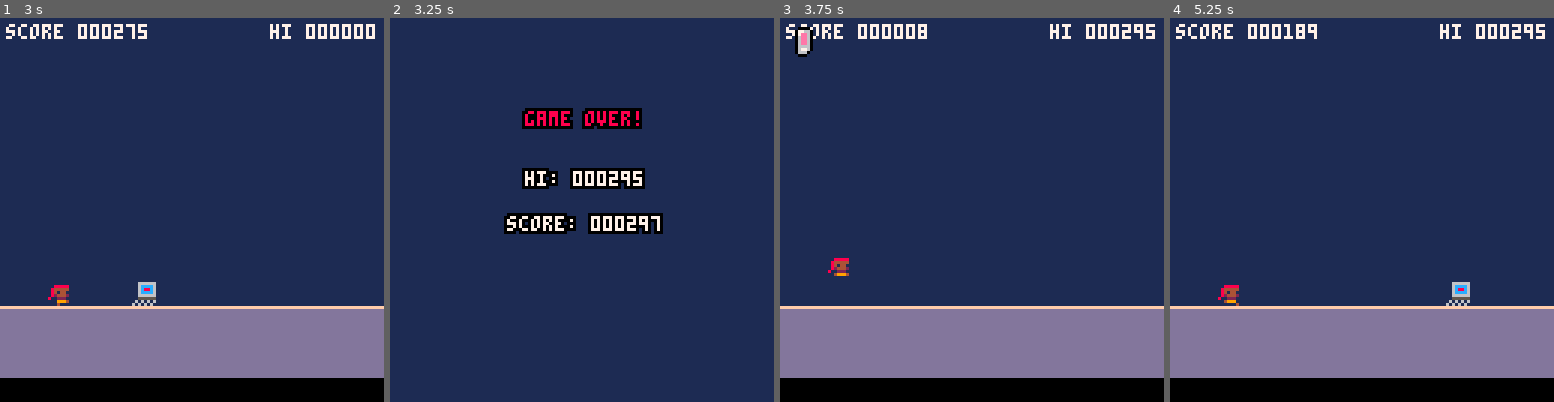
Above: before the commit, frames 1-4 (left to right).
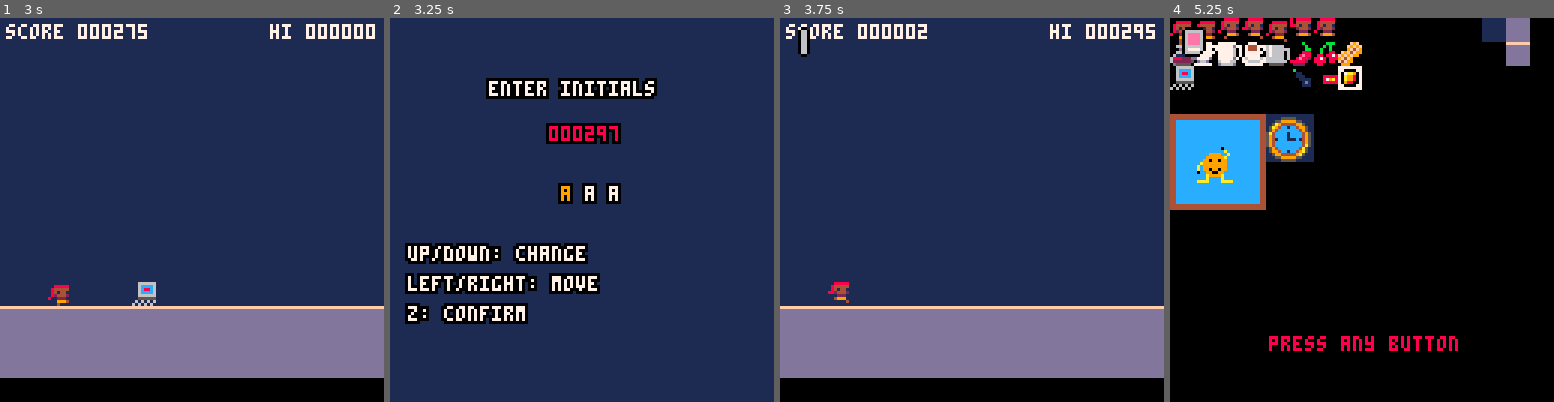
Above: after the commit, the same moments.

Repository: ltpitt/lua-pico-8-oracle-odyssey
Game: PICO-8 cartridge oracle-odyssey.p8
Two runs of this game, one before a commit and one after it. Both use one fixed random seed, a clock stepped at 60 frames per second and the inputs below.
Inputs:
- Up to frame 1 (3 s): tap X (X key) at 0.33, 1.07, 1.85, 2.97 s; tap O (Z key) at 0.7, 1.7, 2.1, 2.5, 2.9 s; hold Right 1.6-2.1 s; hold Up 2.15-2.42 s; hold Right from 2.47 s (still down)
- Up to frame 2 (3.25 s): release Right at 3.03 s; hold Left from 3.08 s (still down)
- Up to frame 3 (3.75 s): tap O (Z key) at 3.3, 3.7 s; release Left at 3.58 s; hold Down from 3.63 s (still down)
- Up to frame 4 (5.25 s): release Down at 3.97 s; hold Right 4.02-4.68 s; tap X (X key) at 4.08, 5.2 s; tap O (Z key) at 4.1, 4.5, 4.9 s; hold Up 4.73-5.03 s; hold Left from 5.08 s (still down)

Frame 1 is identical in both runs. In frame 2, 15% of the frame differs, in the area x 3-72%, y 15-80%; in frame 3, 0.6%; in frame 4, 93%, in the area x 0-100%, y 0-94%.

Commit message:
feat: Added hall of fame

Diff:
--- a/oracle-odyssey.p8
+++ b/oracle-odyssey.p8
@@ -1,11 +1,27 @@
 pico-8 cartridge // http://www.pico-8.com
 version 42
 __lua__
+
+-- available characters for initial entry
+alphabet = "abcdefghijklmnopqrstuvwxyz "
+
+-- find char position in alphabet
+function find_in_alphabet(c)
+    for i = 1, #alphabet do
+        if sub(alphabet, i, i) == c then
+            return i
+        end
+    end
+    return 1
+end
+
 game = {
     states = {
         splash = 1,
         game = 2,
-        gameover = 3
+        gameover = 3,
+        initial_entry = 4,
+        hall_of_fame = 5
     },
     state = 1,
     score = 0,
@@ -19,7 +35,9 @@
     last_level = 1,
     level_announcement = 0,
     level_announce_duration = 120,
-    level_quote = ""
+    level_quote = "",
+    player_initials = "aaa",
+    initial_pos = 1
 }
 
 -- level announcement quotes (devops themed humor)
@@ -34,6 +52,15 @@
     "worked yesterday",
     "pls review pr",
     "tiny pr, promise"
+}
+
+-- hall of fame (top 5 scores)
+hall_of_fame = {
+    {name = "aaa", score = 0},
+    {name = "bbb", score = 0},
+    {name = "ccc", score = 0},
+    {name = "ddd", score = 0},
+    {name = "eee", score = 0}
 }
 
 player = {
@@ -68,6 +95,8 @@
     cartdata("oracle_odyssey")
     game.high_score = dget(0)
     game.level_quote = ""
+    game.player_initials = "aaa"
+    game.initial_pos = 1
     game.state = game.states.splash
 end
 
@@ -95,6 +124,10 @@
         update_game()
     elseif game.state == game.states.gameover then
         update_gameover()
+    elseif game.state == game.states.initial_entry then
+        update_initial_entry()
+    elseif game.state == game.states.hall_of_fame then
+        update_hall_of_fame()
     end
 end
 
@@ -110,6 +143,10 @@
         draw_game()
     elseif game.state == game.states.gameover then
         draw_gameover()
+    elseif game.state == game.states.initial_entry then
+        draw_initial_entry()
+    elseif game.state == game.states.hall_of_fame then
+        draw_hall_of_fame()
     end
 end
 
@@ -216,6 +253,13 @@
     start_music(6)
     game.current_music = 6
   end
+
+  -- cheat: hold left + press z to reset high score
+  if btn(0) and btnp(4) then
+    game.high_score = 0
+    dset(0, 0)
+  end
+
   -- accept any button press: left(0), right(1), up(2), down(3), z(4), x(5)
   if btnp(0) or btnp(1) or btnp(2) or btnp(3) or btnp(4) or btnp(5) then
     change_state(game.states.game)
@@ -410,7 +454,7 @@
     local title = "game over!"
     write(title, text_x_pos(title), 30, 8)
 
-    -- High score display first
+    -- High score display
     local hi_str = tostr(game.high_score)
     while #hi_str < 6 do
         hi_str = "0"..hi_str
@@ -418,7 +462,7 @@
     local hi_text = "hi: "..hi_str
     write(hi_text, text_x_pos(hi_text), 50, 7)
 
-    -- Score display second
+    -- Score display
     local score_str = tostr(game.score)
     while #score_str < 6 do
         score_str = "0"..score_str
@@ -427,6 +471,138 @@
     write(score_text, text_x_pos(score_text), 65, 7)
 
     -- Blinking "press any button"
+    if flr(time() * 4) % 2 == 0 then
+        local prompt = "press any button"
+        write(prompt, text_x_pos(prompt), 105, 9)
+    end
+end
+
+function update_initial_entry()
+    -- ensure initials are initialized
+    if not game.player_initials then
+        game.player_initials = "aaa"
+    end
+    if not game.initial_pos or game.initial_pos < 1 then
+        game.initial_pos = 1
+    end
+
+    -- left/right arrows to move between 3 letters
+    if btnp(0) then  -- left
+        game.initial_pos = game.initial_pos - 1
+        if game.initial_pos < 1 then
+            game.initial_pos = 3
+        end
+    elseif btnp(1) then  -- right
+        game.initial_pos = game.initial_pos + 1
+        if game.initial_pos > 3 then
+            game.initial_pos = 1
+        end
+    end
+
+    -- up/down arrows to change letter
+    local pos = game.initial_pos
+    if btnp(2) then  -- up (next letter)
+        local current_char = sub(game.player_initials, pos, pos)
+        local idx = find_in_alphabet(current_char)
+        if idx < #alphabet then
+            idx = idx + 1
+        else
+            idx = 1
+        end
+        local before = sub(game.player_initials, 1, pos - 1)
+        local after = sub(game.player_initials, pos + 1)
+        game.player_initials = before .. sub(alphabet, idx, idx) .. after
+    elseif btnp(3) then  -- down (previous letter)
+        local current_char = sub(game.player_initials, pos, pos)
+        local idx = find_in_alphabet(current_char)
+        if idx > 1 then
+            idx = idx - 1
+        else
+            idx = #alphabet
+        end
+        local before = sub(game.player_initials, 1, pos - 1)
+        local after = sub(game.player_initials, pos + 1)
+        game.player_initials = before .. sub(alphabet, idx, idx) .. after
+    end
+
+    -- z/x to confirm and add to hall of fame
+    if btnp(4) or btnp(5) then  -- z or x
+        add_to_hof(game.player_initials, game.score)
+        change_state(game.states.hall_of_fame)
+    end
+end
+
+function draw_initial_entry()
+    -- dark background
+    rectfill(0, 0, screen_size, screen_size, 1)
+
+    -- title
+    write("enter initials", 32, 20, 7)
+
+    -- score display
+    local score_str = tostr(game.score)
+    while #score_str < 6 do
+        score_str = "0"..score_str
+    end
+    write(score_str, text_x_pos(score_str), 35, 8)
+
+    -- get initials
+    local initials = game.player_initials
+    if not initials then
+        initials = "aaa"
+    end
+
+    -- draw each letter with positioning
+    local x_base = 56
+    for i = 1, 3 do
+        local x = x_base + (i - 1) * 8
+        local letter = sub(initials, i, i)
+        if i == game.initial_pos then
+            if flr(time() * 4) % 2 == 0 then
+                rectfill(x - 1, 53, x + 5, 62, 9)
+                write(letter, x, 55, 0)
+            else
+                write(letter, x, 55, 9)
+            end
+        else
+            write(letter, x, 55, 7)
+        end
+    end
+
+    -- instructions
+    write("up/down: change", 5, 75, 7)
+    write("left/right: move", 5, 85, 7)
+    write("z: confirm", 5, 95, 7)
+end
+
+function update_hall_of_fame()
+    -- accept any button to go back to splash
+    if btnp(0) or btnp(1) or btnp(2) or btnp(3) or btnp(4) or btnp(5) then
+        change_state(game.states.splash)
+    end
+end
+
+function draw_hall_of_fame()
+    -- dark background
+    rectfill(0, 0, screen_size, screen_size, 1)
+
+    -- title
+    local title = "hall of fame"
+    write(title, text_x_pos(title), 5, 8)
+
+    -- display top 5
+    for i = 1, 5 do
+        local entry = hall_of_fame[i]
+        local rank_str = tostr(i)
+        local score_str = tostr(entry.score)
+        while #score_str < 6 do
+            score_str = "0"..score_str
+        end
+        local entry_text = rank_str .. ". " .. entry.name .. " " .. score_str
+        write(entry_text, text_x_pos(entry_text), 18 + i * 12, 7)
+    end
+
+    -- blinking prompt
     if flr(time() * 4) % 2 == 0 then
         local prompt = "press any button"
         write(prompt, text_x_pos(prompt), 105, 9)
@@ -488,8 +664,15 @@
                 game.high_score = game.score
                 dset(0, game.high_score)
             end
+            -- check if qualifies for hall of fame (top 5)
+            if qualifies_for_hof(game.score) then
+                game.player_initials = "aaa"
+                game.initial_pos = 1
+                change_state(game.states.initial_entry)
+            else
+                change_state(game.states.gameover)
+            end
             game.game_over = true
-            change_state(game.states.gameover)
         end
     end
 end
@@ -555,6 +738,25 @@
 
 function convert_frames_to_seconds(frames)
     return ceil(frames / 60)
+end
+
+function qualifies_for_hof(score)
+    -- check if score beats the lowest entry
+    return score > hall_of_fame[5].score
+end
+
+function add_to_hof(name, score)
+    -- insert at correct position
+    for i = 1, 5 do
+        if score > hall_of_fame[i].score then
+            -- shift entries down
+            for j = 5, i + 1, -1 do
+                hall_of_fame[j] = hall_of_fame[j - 1]
+            end
+            hall_of_fame[i] = {name = name, score = score}
+            return
+        end
+    end
 end
 
 function text_x_pos(text)
Not shown, changed: index.js
